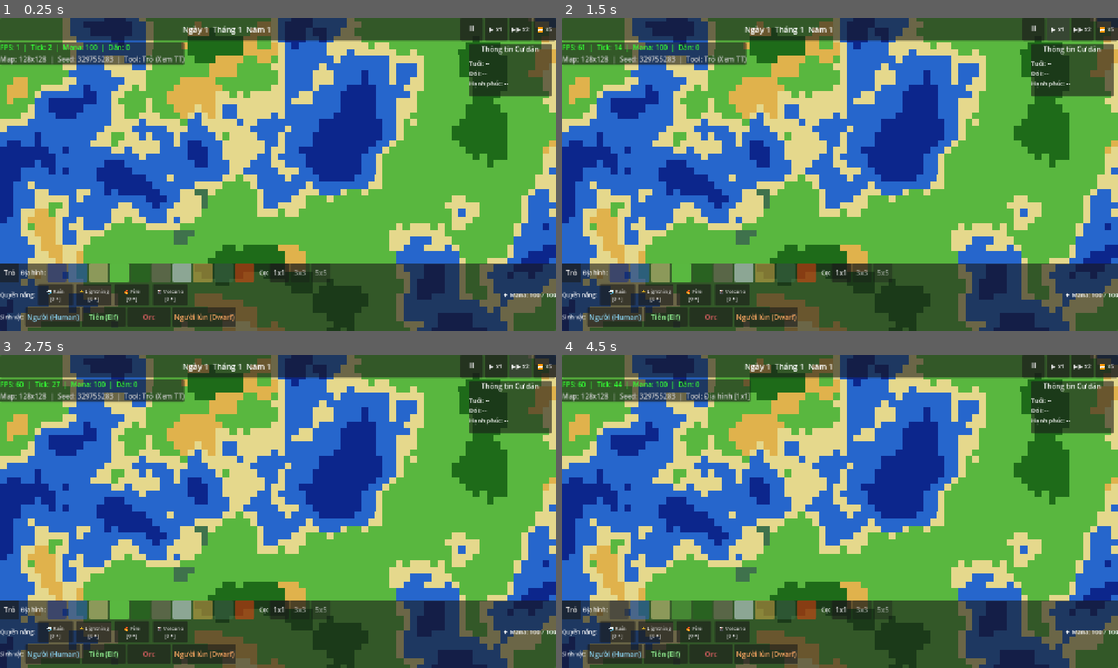
Above: before the commit, frames 1-4 (two rows, left to right).
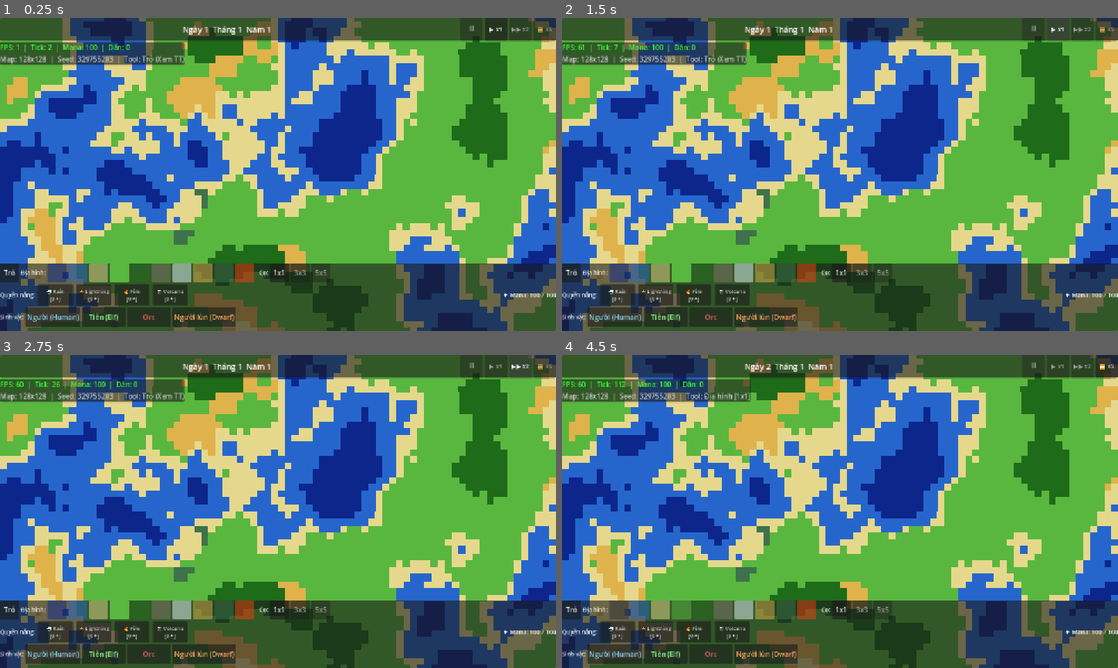
Above: after the commit, the same moments.

Repository: fate1105/worldcity
Game: Godot game, scene res://scenes/game.tscn
Two runs of this game, one before a commit and one after it. Both use one fixed random seed, a clock stepped at 60 frames per second and the inputs below.
Inputs (mouse positions are in pixels of both pictures, inside the frame that each line leads up to):
- Up to frame 1 (0.25 s): no input
- Up to frame 2 (1.5 s): click "⏸" at 0.5 s; click "▶ x1" at 1.25 s
- Up to frame 3 (2.75 s): click "▶▶ x2" at 2 s
- Up to frame 4 (4.5 s): click "⏩ x5" at 2.75 s; click "Trỏ" at 3.5 s; click (617, 608) at 4.27 s

The runs differ from the first frame. In frame 1, 2.5% of the frame differs, in the area x 84-100%, y 2-26%; in frame 2, 2.7%, in the area x 9-100%, y 2-26%; in frame 3, 2.5%; in frame 4, 2.7%.
Error before the commit: Parse Error: Signal "citizen_spawned" has the same name as a previously declared signal. (res://src/autoload/event_bus.gd:27)

Commit message:
fix: Duplicate citizen_spawned signal

Diff:
--- a/src/autoload/event_bus.gd
+++ b/src/autoload/event_bus.gd
@@ -23,9 +23,7 @@
 # --- Tốc độ ---
 signal speed_changed(new_speed: int)  # 0=pause, 1, 2, 5
 
-# --- Dân cư (dùng từ Milestone 4) ---
-signal citizen_spawned(citizen_id: int)
-signal citizen_died(citizen_id: int)
+
 
 # --- Công trình (dùng từ Milestone 6) ---
 signal building_placed(building_id: int, x: int, y: int)
Not shown, added: src/sim/citizens/citizen_store.gd.uid
Not shown, added: src/sim/citizens/citizen_system.gd.uid
Not shown, added: src/view/citizen_renderer.gd.uid
